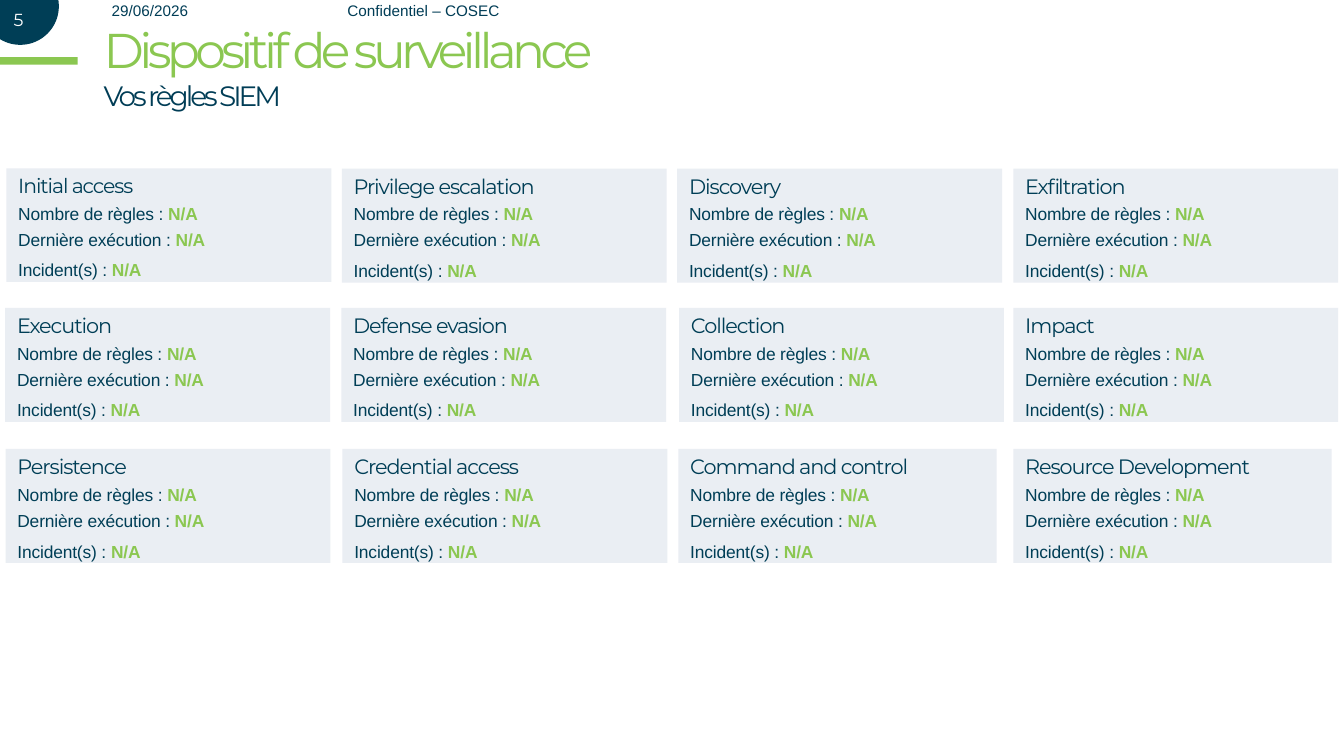
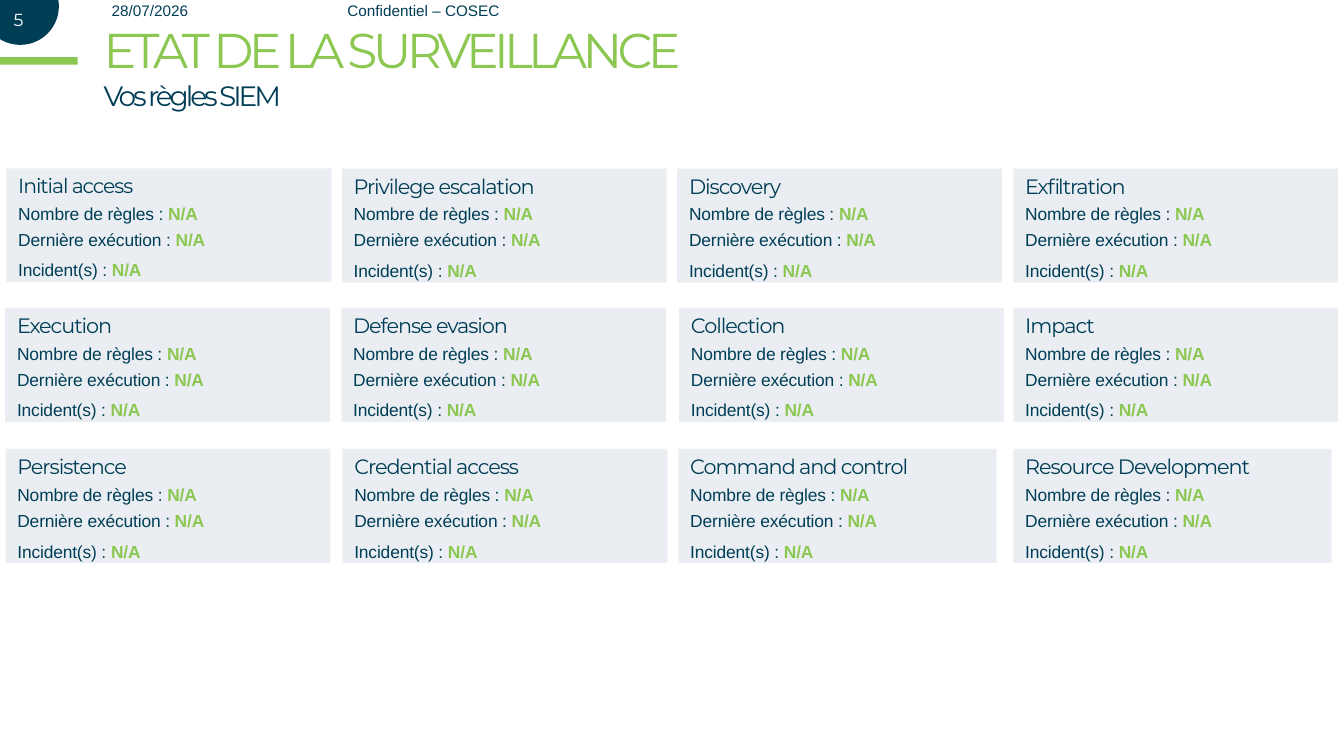
Before and after one commit to SAUKSIKMA/KOSEK, a slide deck: slide 5 of template_slide.pptx. Drawn at 1344x756 pixels with LibreOffice and Linux fonts; fonts in the diff are those of the drawing; background and template pictures are left out. Boxes give left, top, right and bottom in pixels: in the first picture for what was removed or moved away, otherwise in the second. Text is boxed around its words. In the diff, an @@ line names an element or a change of style, - is before the commit and + after.

```diff
--- a/template_slide.pptx
+++ b/template_slide.pptx
@@ text at bbox=[112, 5, 188, 16]: text changed @@
-29/06/2026
+28/07/2026
@@ text at bbox=[104, 33, 680, 69]: text changed @@
-Dispositif de surveillance
+ETAT DE LA SURVEILLANCE
```
Also in this commit, not shown: 5 other slides changed, 7 other files.
